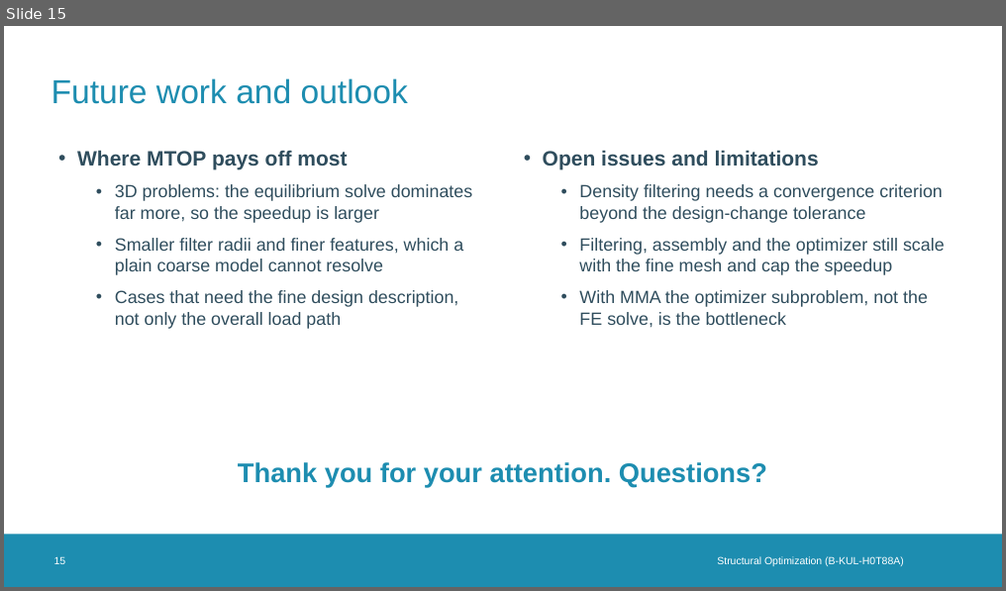
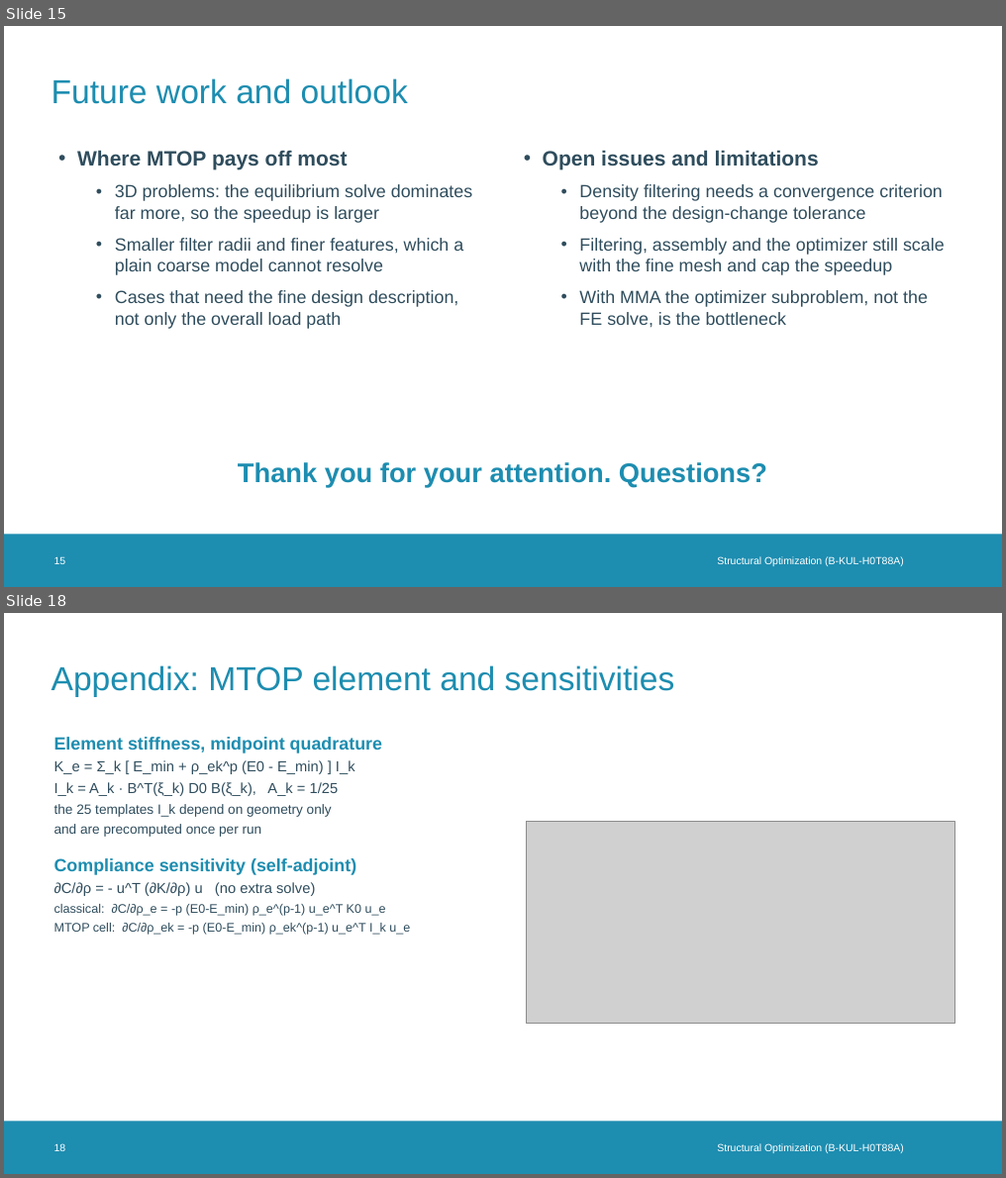
Before and after one commit to maAuSe/Structural-Optimization-LUKASTIEBERT, a slide deck: MTOP_presentation.pptx. Shown one above the other, each under a label of ours: slide 15 before the commit, slides 15 and 18 after it; the slides between them are not shown. The pictures are 1006x591 and 1006x1178 pixels, drawn with LibreOffice and Linux fonts; fonts in the diff are those of the drawing; grey boxes stand for pictures; background and template pictures are left out. Boxes give left, top, right and bottom in pixels: in the first picture for what was removed or moved away, otherwise in the second. Text is boxed around its words. In the diff, an @@ line names an element or a change of style, - is before the commit and + after.

```diff
--- a/MTOP_presentation.pptx
+++ b/MTOP_presentation.pptx
@@ slide 18 added at bbox=[4, 613, 1002, 1174], background #FFFFFF; not listed: 1 template element that a slide beside it also shows @@
@@ title added at bbox=[52, 665, 675, 697], 32 pt, text #1D8DB0 @@
+Appendix: MTOP element and sensitivities
@@ text added at bbox=[54, 737, 410, 935], 12 pt, text #2F4D5D @@
+Element stiffness, midpoint quadrature
+K_e = Σ_k [ E_min + ρ_ek^p (E0 - E_min) ] I_k
+I_k = A_k · B^T(ξ_k) D0 B(ξ_k), A_k = 1/25
+the 25 templates I_k depend on geometry only
+and are precomputed once per run
+Compliance sensitivity (self-adjoint)
+∂C/∂ρ = - u^T (∂K/∂ρ) u (no extra solve)
+classical: ∂C/∂ρ_e = -p (E0-E_min) ρ_e^(p-1) u_e^T K0 u_e
+MTOP cell: ∂C/∂ρ_ek = -p (E0-E_min) ρ_ek^(p-1) u_e^T I_k u_e
@@ picture added at bbox=[526, 821, 954, 1023] @@
@@ text added at bbox=[54, 1144, 66, 1152], 10 pt, text #FFFFFF @@
+18
@@ text added at bbox=[717, 1144, 904, 1154], 10 pt, text #FFFFFF @@
+Structural Optimization (B-KUL-H0T88A)
```
Also in this commit, not shown: 7 other slides added, 1 other file.
